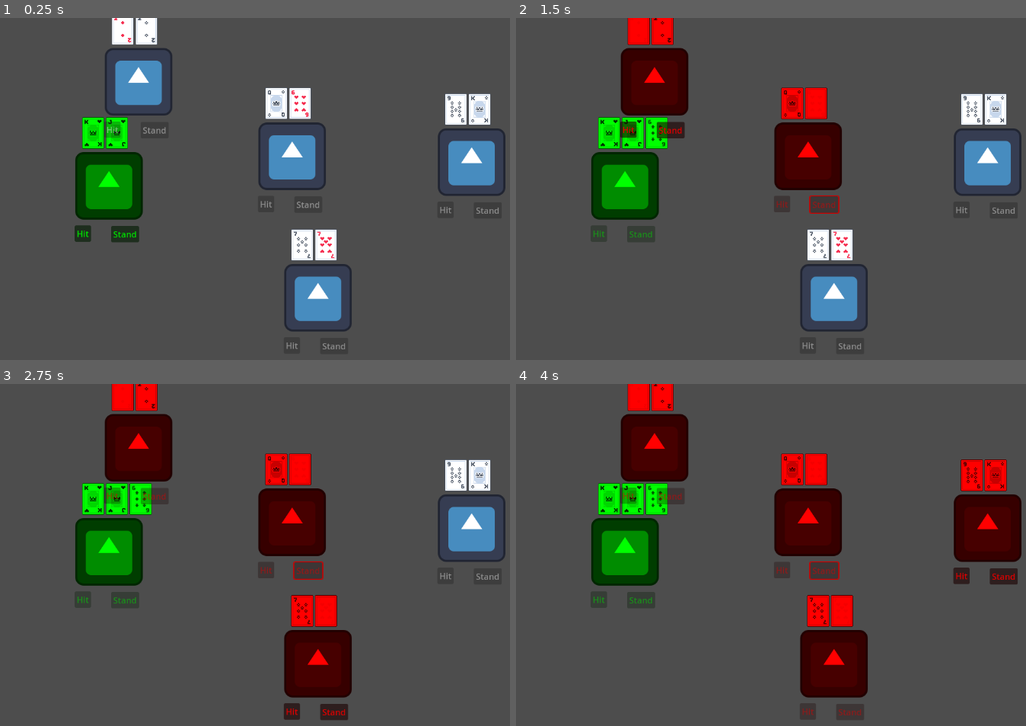
Above: before the commit, frames 1-4 (two rows, left to right).
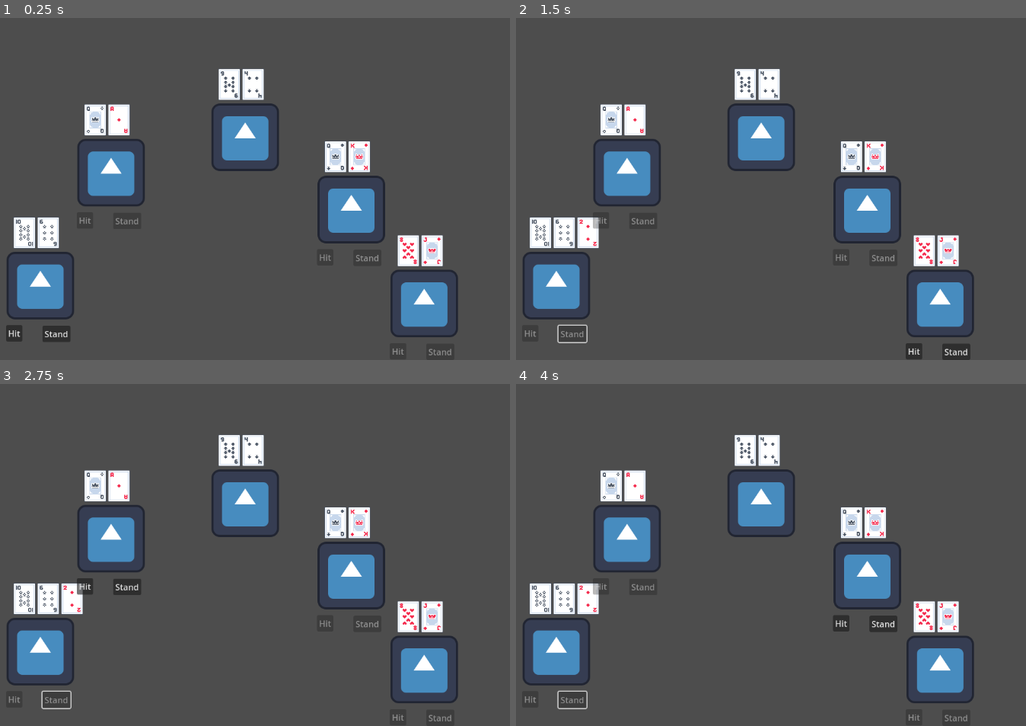
Above: after the commit, the same moments.

Repository: InsurgenceGaming/Blackjack
Game: Godot game, scene res://BlackJack.tscn
Same seed, same stepped clock (60 frames per second), same inputs: the game is played once before the commit and once after it. The engine's default icon, where the game draws it, is replaced by a stand-in: a white triangle on a blue panel in a dark square.
Inputs:
- Up to frame 1 (0.25 s): no input
- Up to frame 2 (1.5 s): click "Hit" at 0.5 s; click "Stand" at 1.25 s
- Up to frame 3 (2.75 s): tap Enter at 2 s; hold Right (ui_right) from 2.03 s (still down)
- Up to frame 4 (4 s): tap Space at 2.75 s; release Right (ui_right) at 2.78 s; tap Enter at 3.5 s; hold Right (ui_right) from 3.53 s (still down)

The runs differ from the first frame. In frame 1, 23% of the frame differs, in the area x 1-100%, y 0-99%; in frame 2, 26%; in frame 3, 27%; in frame 4, 28%.

Commit message:
initial networking code

Diff:
--- a/BlackJack.gd
+++ b/BlackJack.gd
@@ -27,6 +27,7 @@
 var active_player
 var suits = ["Hearts", "Diamonds", "Clubs", "Spades"]
 var ranks = ["Ace", "Two", "Three", "Four", "Five", "Six", "Seven", "Eight", "Nine", "Ten", "Jack", "Queen", "King"]
+var dealer = null
 # Called when the node enters the scene tree for the first time.
 var Random_cards = null
 func _ready():
@@ -35,6 +36,7 @@
 		TurnManager.Players.append(player_node)
 	for player in get_tree().get_nodes_in_group("Dealer"):
 		TurnManager.Players.append(player)
+
 
 	#if player_nodes == get_tree().get_nodes_in_group("Dealer"):
 		#TurnManager.Players.append(get_tree().get_nodes_in_group("Dealer"))
@@ -56,6 +58,7 @@
 			new_resource.Card_value = card %  13 + 1
 		Deck.append(new_resource)
 	Random_cards = Deck.duplicate()
+	Random_cards.shuffle()
 	#print(Random_cards)
 	game_start(TurnManager.Players.size())
 	initialized()
@@ -84,20 +87,30 @@
 
 func initialized():
 	active_player = TurnManager.Players[0]
-	active_player.modulate = Color(0,1,0)
 	active_player.my_turn = true
-	print(TurnManager.Players.size())
+	#print(TurnManager.Players.size())
 
 
 func Next_player():
 	active_player.my_turn = false
-	print(active_player,active_player.my_turn)
+	#print(active_player,active_player.my_turn)
 	var  new_index : int =wrapi(TurnManager.Players.find(active_player)+1, 0, TurnManager.Players.size())
 	active_player = TurnManager.Players[new_index]
-	print(active_player)
+	#print(new_index)
 	active_player.my_turn = true
-	active_player.modulate = Color(1,0,0)
-	print("the current player is ", active_player , "at " , str(Time.get_time_dict_from_system()) )
+	#print("the current player is ", active_player , "at " , str(Time.get_time_dict_from_system()) )
+	if new_index == 0:
+		Round_Over()
+
+func Round_Over():
+
+	print("The game is over")
+
+	for players in TurnManager.Players:
+		if players._card_total > TurnManager.Players[TurnManager.Players.size()-1]._card_total and players._card_total < 21:
+			print(players.name,"you win!")
+
+
 
 func _process(delta):
 	if Input.is_action_just_pressed("ui_right"):
--- a/BlackJack.tscn
+++ b/BlackJack.tscn
@@ -1,7 +1,8 @@
-[gd_scene load_steps=5 format=3 uid="uid://dxvfdqr74mmpf"]
+[gd_scene load_steps=6 format=3 uid="uid://dxvfdqr74mmpf"]
 
 [ext_resource type="Script" path="res://BlackJack.gd" id="2_gcnat"]
 [ext_resource type="PackedScene" uid="uid://d44ed54c4mnf" path="res://Player.tscn" id="3_lvnj0"]
+[ext_resource type="Texture2D" uid="uid://cb4s5yt3sxb8g" path="res://icon.svg" id="4_5848d"]
 [ext_resource type="Script" path="res://Dealer.gd" id="4_hrddm"]
 [ext_resource type="PackedScene" uid="uid://difb3gleq78ee" path="res://empty_card.tscn" id="6_svhe8"]
 
@@ -10,24 +11,25 @@
 Empty_card = ExtResource("6_svhe8")
 
 [node name="Sprite2D" parent="." node_paths=PackedStringArray("control_node") instance=ExtResource("3_lvnj0")]
-position = Vector2(254, 318)
+position = Vector2(124, 507)
 control_node = NodePath("..")
 
 [node name="Sprite2D2" parent="." node_paths=PackedStringArray("control_node") instance=ExtResource("3_lvnj0")]
-position = Vector2(601, 262)
+position = Vector2(851, 541)
 control_node = NodePath("..")
 
-[node name="Dealer" type="Sprite2D" parent="." groups=["Dealer"]]
+[node name="Dealer" type="Sprite2D" parent="." node_paths=PackedStringArray("control_node") groups=["Dealer"]]
+position = Vector2(512, 226)
+texture = ExtResource("4_5848d")
 script = ExtResource("4_hrddm")
+control_node = NodePath("..")
 
 [node name="Sprite2D3" parent="." node_paths=PackedStringArray("control_node") instance=ExtResource("3_lvnj0")]
-position = Vector2(310, 121)
+position = Vector2(258, 293)
 control_node = NodePath("..")
 
 [node name="Sprite2D4" parent="." node_paths=PackedStringArray("control_node") instance=ExtResource("3_lvnj0")]
-position = Vector2(650, 530)
+position = Vector2(713, 363)
 control_node = NodePath("..")
 
-[node name="Sprite2D5" parent="." node_paths=PackedStringArray("control_node") instance=ExtResource("3_lvnj0")]
-position = Vector2(941, 273)
-control_node = NodePath("..")
+[node name="MultiplayerSpawner" type="MultiplayerSpawner" parent="."]
--- a/Dealer.gd
+++ b/Dealer.gd
@@ -1,2 +1,22 @@
 extends Sprite2D
 var my_turn = false
+var _card_total :int
+@export var control_node : Node2D
+
+
+
+func _process(delta):
+	_card_total = total_value()
+	if my_turn:
+		if _card_total >= 15:
+			control_node.Next_player()
+		else:
+			print(_card_total)
+			control_node.card_spawn(self,self.get_children()[self.get_children().size()-1].position +Vector2(45,0))
+
+func total_value():
+	var total_card = 0
+	for card in get_children():
+		if card.is_in_group("Card"):
+			total_card += card.my_value
+	return total_card
--- /dev/null
+++ b/Main Menu.gd
@@ -0,0 +1,33 @@
+extends Control
+
+
+var peer = ENetMultiplayerPeer.new()
+@export var player_scene : PackedScene
+
+
+func _on_connect_pressed():
+	peer.create_client("192.168.50.57",2276)
+	multiplayer.multiplayer_peer = peer
+
+
+func _on_host_pressed():
+	peer.create_server(2276)
+	multiplayer.multiplayer_peer = peer
+	multiplayer.peer_connected.connect(add_player)
+	add_player()
+	print(peer)
+func exit_game(id):
+	multiplayer.peer_disconnected.connect(del_player)
+	del_player(id)
+
+
+func add_player (id = 1):
+	var player = player_scene.instantiate()
+	player.name = str(id)
+	call_deferred("add_child",player)
+
+func del_player(id):
+	rpc("_del_player", id)
+
+@rpc("any_peer","call_local") func _del_player(id):
+	get_node(str(id)).queue_free()
--- /dev/null
+++ b/Main Menu.tscn
@@ -0,0 +1,64 @@
+[gd_scene load_steps=5 format=3 uid="uid://xhd7n5vqe2x6"]
+
+[ext_resource type="FontFile" uid="uid://beaowwk3s41ka" path="res://SuperMario256.ttf" id="1_gn1pd"]
+[ext_resource type="Script" path="res://Main Menu.gd" id="1_uvd5j"]
+[ext_resource type="PackedScene" uid="uid://d44ed54c4mnf" path="res://Player.tscn" id="2_7vvc0"]
+
+[sub_resource type="StyleBoxFlat" id="StyleBoxFlat_gdrln"]
+bg_color = Color(0.306312, 0.649824, 0.773442, 1)
+
+[node name="Control" type="Control"]
+layout_mode = 3
+anchors_preset = 15
+anchor_right = 1.0
+anchor_bottom = 1.0
+grow_horizontal = 2
+grow_vertical = 2
+script = ExtResource("1_uvd5j")
+player_scene = ExtResource("2_7vvc0")
+
+[node name="Label" type="Label" parent="."]
+layout_mode = 1
+anchors_preset = 5
+anchor_left = 0.5
+anchor_right = 0.5
+offset_left = -535.0
+offset_top = 44.0
+offset_right = 556.0
+offset_bottom = 124.0
+grow_horizontal = 2
+theme_override_colors/font_color = Color(0.308215, 0.685132, 0.478667, 1)
+theme_override_colors/font_shadow_color = Color(0, 0, 0, 1)
+theme_override_colors/font_outline_color = Color(0, 0, 0, 1)
+theme_override_fonts/font = ExtResource("1_gn1pd")
+theme_override_font_sizes/font_size = 80
+theme_override_styles/normal = SubResource("StyleBoxFlat_gdrln")
+text = "BlackJack and Hookers"
+
+[node name="BoxContainer" type="BoxContainer" parent="."]
+layout_mode = 0
+offset_left = 542.0
+offset_top = 181.0
+offset_right = 614.0
+offset_bottom = 247.0
+
+[node name="VBoxContainer" type="VBoxContainer" parent="BoxContainer"]
+layout_mode = 2
+size_flags_horizontal = 4
+
+[node name="Connect" type="Button" parent="BoxContainer/VBoxContainer"]
+layout_mode = 2
+tooltip_text = "This makes you a retard"
+theme_override_fonts/font = ExtResource("1_gn1pd")
+text = "Connect"
+
+[node name="Host" type="Button" parent="BoxContainer/VBoxContainer"]
+layout_mode = 2
+text = "Host"
+
+[node name="MultiplayerSpawner" type="MultiplayerSpawner" parent="."]
+_spawnable_scenes = PackedStringArray("res://Player.tscn")
+spawn_path = NodePath("..")
+
+[connection signal="pressed" from="BoxContainer/VBoxContainer/Connect" to="." method="_on_connect_pressed"]
+[connection signal="pressed" from="BoxContainer/VBoxContainer/Host" to="." method="_on_host_pressed"]
--- a/Player.gd
+++ b/Player.gd
@@ -7,8 +7,7 @@
 @onready var hit_button =$Button
 @onready var stand_button = $Button2
 
-func _ready():
-	pass
+
 func _process(delta):
 	_card_total = total_value()
 	if my_turn:
Binary file added: SuperMario256.ttf
Not shown, added: SuperMario256.ttf.import
